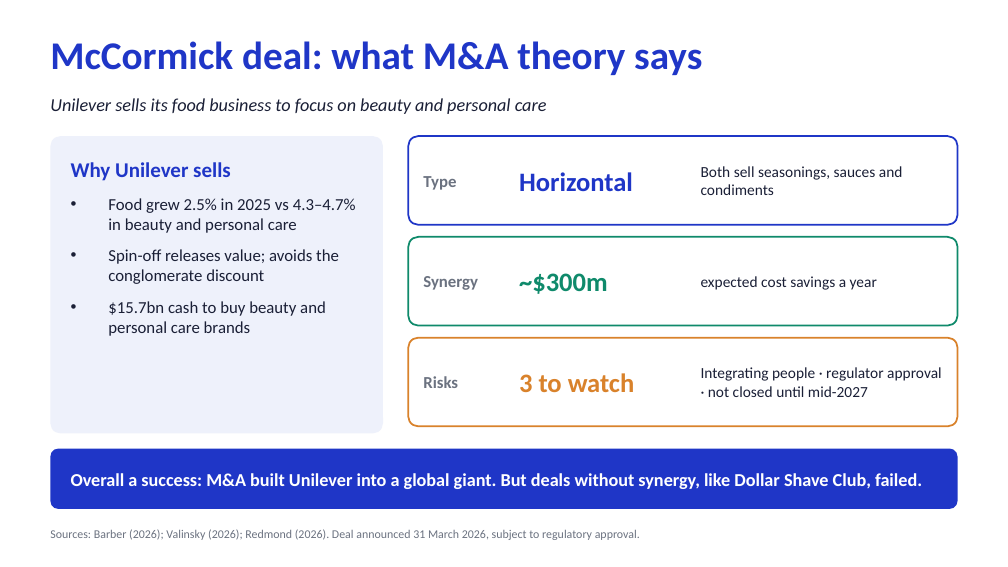
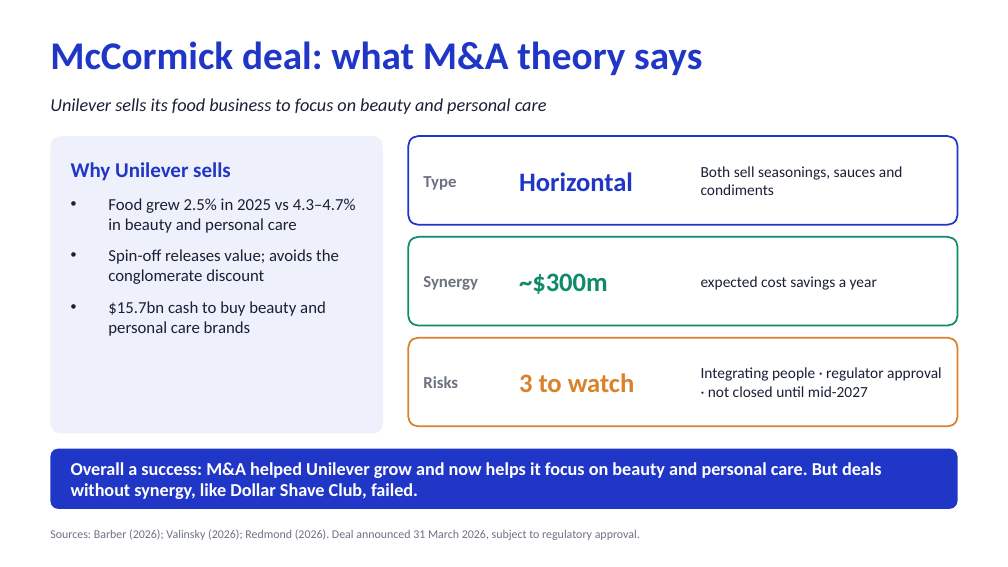
Before and after one commit to dollar3651314/mymba, a slide deck: slide 3 of content/busi1763/files/Unilever_MA_EN.pptx. Drawn at 1008x567 pixels with LibreOffice and Linux fonts; fonts in the diff are those of the drawing. Boxes give left, top, right and bottom in pixels: in the first picture for what was removed or moved away, otherwise in the second. Text is boxed around its words. In the diff, an @@ line names an element or a change of style, - is before the commit and + after.

```diff
--- a/content/busi1763/files/Unilever_MA_EN.pptx
+++ b/content/busi1763/files/Unilever_MA_EN.pptx
@@ text at box(71, 462, 882, 499): text changed @@
-Overall a success: M&A built Unilever into a global giant. But deals without synergy, like Dollar Shave Club, failed.
+Overall a success: M&A helped Unilever grow and now helps it focus on beauty and personal care. But deals without synergy, like Dollar Shave Club, failed.
```
Also in this commit, not shown: 2 other slides changed, 25 other files.
